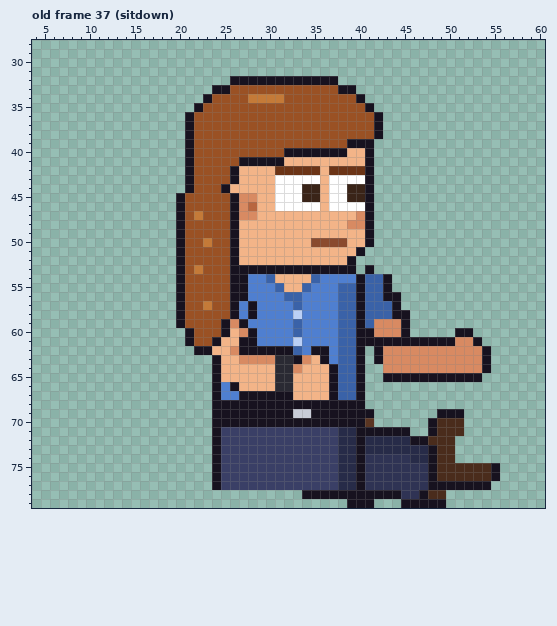
A pixel-art file gets an edit: sprites/custom/custom_intern_long_right_anim.aseprite. Above, as it was before the edit.
64x80 pixels, 85 frames. Colours within 5 levels of each other are drawn and written as one. Shown: old frame 37 (sitdown): x 4..60, y 28..79. The commit also changed other frames, which this record leaves out.
And afterwards:
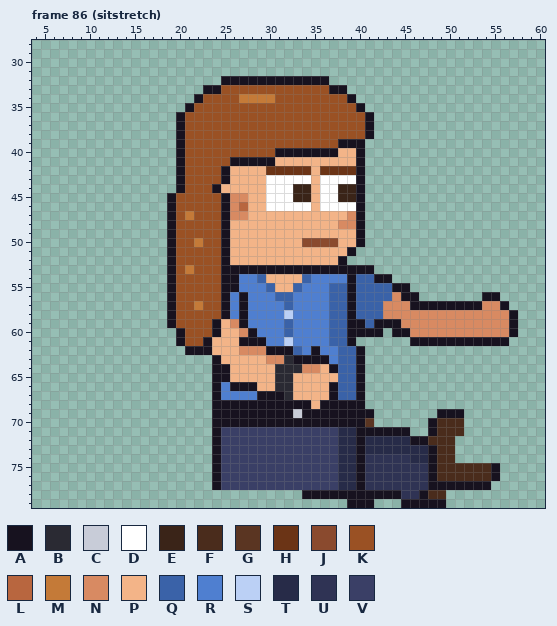
Palette (. is transparent): A #17121f  B #2a2a33  C #c8ccd8  D #ffffff  E #3a2418  F #4a2c1c  G #5a3522  H #6b3416  J #8a4a2e  K #9a5124  L #b8663f  M #c47a38  N #d88a62  P #f3b488  Q #3a62a8  R #4f7fd0  S #bbd0f5  T #272b48  U #2f3354  V #3a3f66
A new or re-ordered frame is compared with the old frame closest to it.
The edit:
frames 85 -> 123
Frame 86 (sitstretch) is new; against old frame 37 (sitdown):
y 32: x 25 . -> A; x 37 A -> .
y 33: x 23 . -> A; x 25 A -> K; x 37 K -> A; x 39 A -> .
y 34: x 22..23 .A -> AK; x 27 K -> M; x 31 M -> K; x 39..40 KA -> A.
y 35: x 21..22 .A -> AK; x 40..41 KA -> A.
y 36..38: x 20..21 .A -> AK; x 41..42 KA -> A.
y 39: x 20..21 .A -> AK; x 38 K -> A; x 41 A -> .
y 40: x 20..21 .A -> AK; x 31 K -> A; x 38 A -> P; x 40..41 PA -> A.
y 41: x 20..21 .A -> AK; x 26 K -> A; x 31 A -> P; x 40..41 PA -> A.
y 42: x 20..21 .A -> AK; x 25..26 KA -> AP; x 30 P -> H; x 35..36 HP -> PH; x 40..41 HA -> A.
y 43: x 20..21 .A -> AK; x 25..26 KA -> AP; x 30 P -> D; x 35..36 DP -> PD; x 40..41 DA -> A.
y 44: x 20..21 .A -> AK; x 24..25 KA -> AP; x 30 P -> D; x 33 D -> E; x 35..36 EP -> PD; x 38 D -> E; x 40..41 EA -> A.
y 45: x 19..20 .A -> AK; x 25..26 KA -> AN; x 28 N -> P; x 30 P -> D; x 33 D -> E; x 35..36 EP -> PD; x 38 D -> E; x 40..41 EA -> A.
y 46: x 19..20 .A -> AK; x 25..28 KANL -> ANLP; x 30 P -> D; x 35..36 DP -> PD; x 40..41 DA -> A.
y 47: x 19..22 .AKM -> AKMK; x 25..26 KA -> AN; x 28 N -> P; x 39..41 PNA -> NA.
y 48: x 19..20 .A -> AK; x 25..26 KA -> AP; x 38 P -> N; x 40..41 NA -> A.
y 49: x 19..20 .A -> AK; x 25..26 KA -> AP; x 40..41 PA -> A.
y 50: x 19..20 .A -> AK; x 22..23 KM -> MK; x 25..26 KA -> AP; x 34 P -> J; x 38 J -> P; x 40..41 PA -> A.
y 51: x 19..20 .A -> AK; x 25..26 KA -> AP; x 39..40 PA -> A.
y 52: x 19..20 .A -> AK; x 25..26 KA -> AP; x 38..39 PA -> A.
y 53: x 19..22 .AKM -> AKMK; x 25 K -> A; x 40 . -> A
y 54: x 19..20 .A -> AK; x 25 K -> A; x 27 A -> R; x 29..30 RQ -> QP; x 34..35 PQ -> QR; x 39..40 RA -> AQ; x 42 Q -> A
y 55: x 19..20 .A -> AK; x 25 K -> A; x 27 A -> R; x 30..31 RQ -> QP; x 33..34 PQ -> QR; x 37 R -> Q; x 39..40 QA -> AQ; x 43..45 A.. -> QAA
y 56: x 19..20 .A -> AK; x 25..26 KA -> AR; x 31 R -> Q; x 33 Q -> R; x 37 R -> Q; x 39..40 QA -> AQ; x 43..46 AA.. -> QNAA; x 54..55 .. -> AA
y 57: x 19..20 .A -> AK; x 22..23 KM -> MK; x 25..28 KARA -> ARAR; x 32..33 RQ -> QR; x 37 R -> Q; x 39..40 QA -> AQ; x 43..56 QA............ -> NNNAAAAAAAANNA
y 58: x 19..20 .A -> AK; x 25..28 KARA -> ARAR; x 32..33 RS -> SR; x 37 R -> Q; x 39..40 QA -> AQ; x 43..57 QAA............ -> NNNNNNNNNNNNNNA
y 59: x 19..20 .A -> AK; x 24..25 KA -> AP; x 32..33 RQ -> QR; x 37 R -> Q; x 39 Q -> A; x 42..57 NNNA............ -> AAANNNNNNNNNNNNA
y 60: x 20..21 .A -> AK; x 24..25 KA -> AP; x 32..33 RQ -> QR; x 37 R -> Q; x 39 Q -> A; x 42..44 NNN -> A.A; x 46..57 .....AA..... -> NNNNNNNNNNNA
y 61: x 20..21 .A -> AK; x 23..24 KA -> AP; x 29 R -> A; x 32..33 RS -> SR; x 37 R -> Q; x 39..45 QAAAAAA -> A......; x 51..52 NN -> AA; x 54..56 ... -> AAA
y 62: x 21 . -> A; x 26..29 NAAA -> PNNN; x 36 A -> R; x 42..54 ANNNNNNNNNNNA -> .............
y 63: x 27..29 NNN -> PPP; x 31 B -> N; x 34..35 NP -> AA; x 42..54 ANNNNNNNNNNNA -> .............
y 64: x 25 P -> A; x 33..35 NPP -> BNN; x 43..54 NNNNNNNNNNNA -> ............
y 65: x 25 P -> A; x 37 A -> P; x 43..53 AAAAAAAAAAA -> ...........
y 66: x 27..28 PP -> AA
y 67: x 27..28 AA -> RR; x 32 A -> B
y 68: x 35 A -> P
y 69: x 34 C -> A
Pixel boxes of the changes (left, top, right, bottom) in both pictures:
changed: (167, 76, 518, 418)
